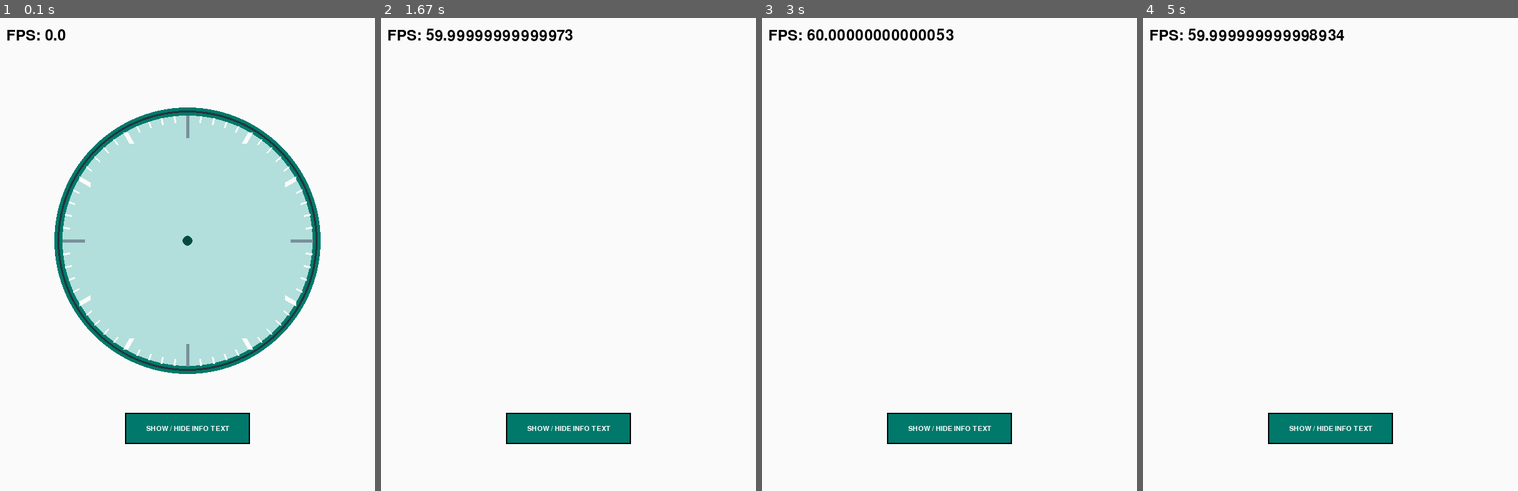
Above: before the commit, frames 1-4 (left to right).
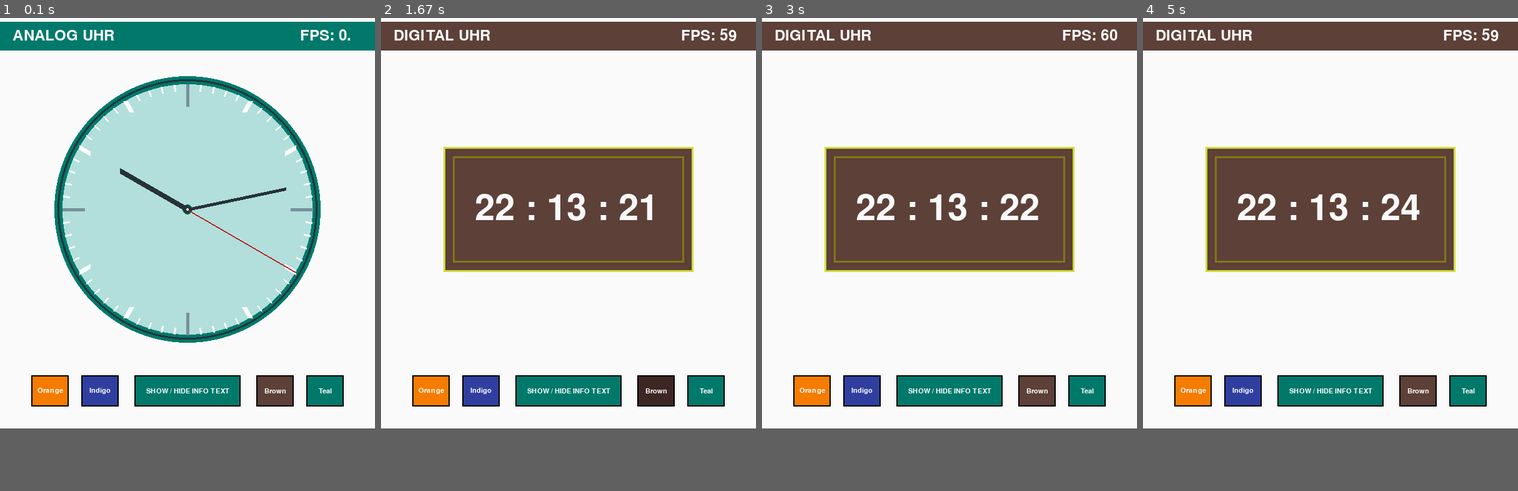
Above: after the commit, the same moments.

Repository: pk0gler/Pygame-Clock
Game: pygame game, started from kogler/gui/clock.py
The game is run twice, just before and just after one commit, with the same random seed, the same clock (stepped at 60 frames per second) and the same inputs.
Inputs (mouse positions are in pixels of both pictures, inside the frame that each line leads up to):
- Up to frame 1 (0.1 s): no input
- Up to frame 2 (1.67 s): click "SHOW / HIDE INFO TEXT" at 0.38 s; hold H 0.67-1.13 s; hold D 0.67-1.13 s; click (429, 391) at 1.22 s, where only the run after the commit has a clickable "Orange"; click (654, 391) at 1.55 s, where only the run after the commit has a clickable "Brown"
- Up to frame 3 (3 s): click (859, 211) at 1.88 s; hold D 2.17-2.63 s; hold D from 2.67 s (still down)
- Up to frame 4 (5 s): release D at 3.13 s; hold D 3.17-3.7 s; hold H 3.73-4.03 s; hold S 3.73-4.03 s; hold S 4.4-4.8 s; hold D from 4.83 s (still down)
In our replay, the window is 600x800 before the commit and 600x700 after it. These sizes can differ from the game's own. Grey fills any space a smaller window leaves; there, only what the larger window draws over its background counts as a difference.

The runs differ from the first frame. In frame 1, 26% of the frame differs, in the area x 0-100%, y 0-91%; in frame 2, 29%; in frame 3, 29%; in frame 4, 29%.

Commit message:
Changed ui

Diff:
--- a/kogler/gui/clock.py
+++ b/kogler/gui/clock.py
@@ -26,17 +26,77 @@
         "tick_min_15": 165
     }
 
-    hc = (0,77,64)
-    cc = (0,121,107)
-    cfc = (250,250,250)
-
-    BUTTON_STYLE = {"hover_color": hc,
-                    "clicked_color": cc,
-                    "clicked_font_color": cfc,
-                    "hover_font_color": cfc
+    #: Indigo Color / Design Guideline
+    CLR_SCHEMA_INDIGO = {
+        "bg": "#FAFAFA",
+        "a-cl-bg": "#C5CAE9",
+        "a-cl-bd": "#303F9F",
+        "a-cl-tick-cl": "#FAFAFA",
+        "a-cl-center": "#1A237E",
+        "tick_min": 190,
+        "tick_min_5": 180,
+        "accent": "#DD2C00",
+        "accent2": "#FF6E40",
+        "tick_min_15": 165
     }
 
-    def __init__(self, size=(600, 800), clr_schema=CLR_SCHEMA_TEAL, time=datetime.now().time().strftime("%H:%M:%S")):
+    #: Indigo Color / Design Guideline
+    CLR_SCHEMA_BROWN = {
+        "bg": "#FAFAFA",
+        "a-cl-bg": "#BCAAA4",
+        "a-cl-bd": "#5D4037",
+        "a-cl-tick-cl": "#FAFAFA",
+        "a-cl-center": "#3E2723",
+        "tick_min": 190,
+        "tick_min_5": 180,
+        "accent": "#827717",
+        "accent2": "#CDDC39",
+        "tick_min_15": 165
+    }
+
+    #: Indigo Color / Design Guideline
+    CLR_SCHEMA_ORANGE = {
+        "bg": "#FAFAFA",
+        "a-cl-bg": "#FFCC80",
+        "a-cl-bd": "#F57C00",
+        "a-cl-tick-cl": "#FAFAFA",
+        "a-cl-center": "#E65100",
+        "tick_min": 190,
+        "tick_min_5": 180,
+        "accent": "#1B5E20",
+        "accent2": "#4CAF50",
+        "tick_min_15": 165
+    }
+
+    hc = (0, 77, 64)
+    cc = (0, 121, 107)
+    cfc = (250, 250, 250)
+
+    BUTTON_STYLE_TEAL = {"hover_color": (0, 77, 64),
+                         "clicked_color": (0, 121, 107),
+                         "clicked_font_color": cfc,
+                         "hover_font_color": cfc
+                         }
+
+    BUTTON_STYLE_BRWN = {"hover_color": (62,39,35),
+                         "clicked_color": (93,64,55),
+                         "clicked_font_color": cfc,
+                         "hover_font_color": cfc
+                         }
+
+    BUTTON_STYLE_INDIGO = {"hover_color": (26,35,126),
+                           "clicked_color": (48,63,159),
+                           "clicked_font_color": cfc,
+                           "hover_font_color": cfc
+                           }
+
+    BUTTON_STYLE_ORANGE = {"hover_color": (230,81,0),
+                           "clicked_color": (245,124,0),
+                           "clicked_font_color": cfc,
+                           "hover_font_color": cfc
+                           }
+
+    def __init__(self, size=(600, 700), clr_schema=CLR_SCHEMA_TEAL, time=datetime.now().time().strftime("%H:%M:%S")):
         """ Initialize all necessary attributes and elements
 
         Setting all Attributes
@@ -63,6 +123,9 @@
         self.time = time
         self.radius = int(self.width / 3.0)
         self.mode = 0
+        self.smooth = False
+        self.startQuad_w = 0;
+        self.startQuad_h = 0;
 
         # Initialize pygame
         # Same outcome as initializing every module by itself
@@ -72,16 +135,39 @@
         self.screen = pg.display.set_mode(size)
 
         self.screen_rect = self.screen.get_rect()
-        self.button = Button((0, 0, 200, 50), self.cc, self.change_mode,
-                             text="SHOW / HIDE INFO TEXT", **self.BUTTON_STYLE)
-        self.button.rect.center = (self.screen_rect.centerx, 700)
+        self.button = Button((self.Wcenter - 85, 615, 170, 50), self.cc, self.change_mode,
+                             text="SHOW / HIDE INFO TEXT", **self.BUTTON_STYLE_TEAL)
+        # self.button.rect.center = (self.screen_rect.centerx, 630)
+
+        self.btn_cl_orange = Button((50, 615, 60, 50), self.BUTTON_STYLE_ORANGE.get("clicked_color"), self.set_o,
+                                    text="Orange", **self.BUTTON_STYLE_ORANGE)
+        self.btn_cl_indigo = Button((70 + 60, 615, 60, 50), self.BUTTON_STYLE_INDIGO.get("clicked_color"), self.set_i,
+                                    text="Indigo", **self.BUTTON_STYLE_INDIGO)
+        self.btn_cl_brown = Button((self.width - 50 - 60 - 20 - 60, 615, 60, 50), self.BUTTON_STYLE_BRWN.get("clicked_color"), self.set_b,
+                                   text="Brown", **self.BUTTON_STYLE_BRWN)
+        self.btn_cl_teal = Button((self.width - 50 - 60, 615, 60, 50), self.BUTTON_STYLE_TEAL.get("clicked_color"), self.set_t,
+                                  text="Teal", **self.BUTTON_STYLE_TEAL)
+
+        # self.button.rect.center = (self.screen_rect.centerx, 630)
 
         # Call Method responsible for drawing the content
         self.initiate_drawing()
 
+    def set_o(self):
+        self.schema = Clock.CLR_SCHEMA_ORANGE
+
+    def set_t(self):
+        self.schema = Clock.CLR_SCHEMA_TEAL
+
+    def set_b(self):
+        self.schema = Clock.CLR_SCHEMA_BROWN
+
+    def set_i(self):
+        self.schema = Clock.CLR_SCHEMA_INDIGO
+
+
     def change_mode(self):
         self.mode = 0 if self.mode == 1 else 1
-        print("asd")
 
     def initiate_drawing(self):
         """ Initiate Drawing
@@ -92,31 +178,77 @@
         """
 
         clock = pg.time.Clock()
-        seconds = 0
+        self.seconds = 0
         font = pg.font.Font(None, 36)
         pg.time.set_timer(pg.USEREVENT + 1, 1000)
         self.mode = 0;
 
         while 1:
-            clock.tick(60)
-
-            self.screen.fill(self.hex_to_rgb(self.schema.get("bg")))
-            self.button.update(self.screen)
-            if self.mode == 0:
-                self.draw_clock()
-
-            fps_display = font.render("FPS: " + str(clock.get_fps()), 1, (0, 0, 0))
-            self.screen.blit(fps_display, (10, 60))
-
+            self.change = False
             for event in pg.event.get():
                 if event.type == pg.QUIT:
                     quit()
                 elif event.type == pg.KEYDOWN:
                     if event.key == pg.K_ESCAPE:
                         exit()
+                    elif event.key == pg.K_s:
+                        self.smooth = not self.smooth
+                    elif event.key == pg.K_d:
+                        self.mode = 2
+                    elif event.key == pg.K_a:
+                        self.mode = 0
+                    elif event.key == pg.K_h:
+                        self.mode = 1
                 elif event.type == pg.USEREVENT + 1:
-                    seconds += 1
+                    self.change = True
+                    self.seconds += 1
+
                 self.button.check_event(event)
+                self.btn_cl_orange.check_event(event)
+                self.btn_cl_brown.check_event(event)
+                self.btn_cl_indigo.check_event(event)
+                self.btn_cl_teal.check_event(event)
+
+            clock.tick()
+            self.screen.fill(self.hex_to_rgb(self.schema.get("bg")))
+            self.button.update(self.screen)
+            self.btn_cl_orange.update(self.screen)
+            self.btn_cl_brown.update(self.screen)
+            self.btn_cl_teal.update(self.screen)
+            self.btn_cl_indigo.update(self.screen)
+            pg.draw.rect(self.screen, self.hex_to_rgb(self.schema.get("a-cl-bd")),(0,50,self.width,46))
+            if self.mode == 0 and self.smooth is False:
+                fps_display = font.render("ANALOG UHR", 1, self.cfc)
+                self.screen.blit(fps_display, (20, 60))
+                self.draw_clock()
+                self.draw_min_hand()
+                self.draw_sec_hand()
+                self.draw_std_hand()
+                pg.draw.circle(self.screen, self.hex_to_rgb(self.schema.get("bg")), (self.Wcenter, self.Hcenter),
+                               int(2), 0)
+            elif self.mode == 0 and self.smooth is True:
+                fps_display = font.render("ANALOG UHR", 1, self.cfc)
+                self.screen.blit(fps_display, (20, 60))
+                self.draw_clock()
+                self.draw_min_hand_smooth()
+                self.draw_sec_hand_smooth()
+                self.draw_std_hand()
+                pg.draw.circle(self.screen, self.hex_to_rgb(self.schema.get("bg")), (self.Wcenter, self.Hcenter),
+                               int(2), 0)
+                self.screen.blit(fps_display, (20, 60))
+
+            elif self.mode == 1:
+                fps_display = font.render("HELP SCREEN", 1, self.cfc)
+                self.screen.blit(fps_display, (20, 60))
+                self.draw_help()
+
+            elif self.mode == 2:
+                fps_display = font.render("DIGITAL UHR", 1, self.cfc)
+                self.screen.blit(fps_display, (20, 60))
+                self.draw_clock_dig()
+            fps = "FPS: " + str(clock.get_fps())
+            fps_display = font.render(fps[:7], 1, self.cfc)
+            self.screen.blit(fps_display, (self.width-120, 60))
 
             pg.display.flip()
 
@@ -125,6 +257,87 @@
         value = value.lstrip('#')
         lv = len(value)
         return tuple(int(value[i:i + lv // 3], 16) for i in range(0, lv, lv // 3))
+
+    def draw_clock_dig(self):
+        font = pg.font.Font(None, 85)
+        pg.draw.rect(self.screen, self.hex_to_rgb(self.schema.get("a-cl-bd")),(self.Wcenter-self.radius,self.Hcenter-self.radius/2,self.radius*2,self.radius))
+        pg.draw.rect(self.screen, self.hex_to_rgb(self.schema.get("accent")),(self.Wcenter-self.radius+15,self.Hcenter-self.radius/2+15,self.radius*2-30,self.radius-30),3)
+        pg.draw.rect(self.screen, self.hex_to_rgb(self.schema.get("accent2")),(self.Wcenter-self.radius,self.Hcenter-self.radius/2,self.radius*2,self.radius),3)
+        fps_display = font.render(datetime.now().time().strftime("%H : %M : %S"), 1, self.cfc)
+        self.screen.blit(fps_display, (self.Wcenter-self.radius+50, self.Hcenter-30))
+
+    def draw_help(self):
+        pg.draw.rect(self.screen, self.hex_to_rgb(self.schema.get("accent")), (
+            self.Wcenter - (self.Wcenter - 50) / 2, self.Hcenter - (self.Hcenter - 120) / 2, self.Wcenter - 50,
+            self.Hcenter - 120), 14)
+        pg.draw.rect(self.screen, self.hex_to_rgb(self.schema.get("a-cl-bd")), (
+            self.Wcenter - (self.Wcenter - 43) / 2, self.Hcenter - (self.Hcenter - 115) / 2, self.Wcenter - 43,
+            self.Hcenter - 115), 5)
+
+        font = pg.font.Font(None, 26)
+
+        self.screen.blit(font.render(" K E Y S / C O N T R O L S", 1, (0, 0, 0)), (
+            (self.Wcenter - (self.Wcenter - 43) / 2) + 20, (self.Hcenter - (self.Hcenter - 115) / 2) + 20))
+        self.screen.blit(font.render("- - - - - - - - - - - - - - - - - - - -", 1, (0, 0, 0)), (
+            (self.Wcenter - (self.Wcenter - 43) / 2) + 20, (self.Hcenter - (self.Hcenter - 115) / 2) + 40))
+        self.screen.blit(font.render("A . . . Analog Clock", 1, self.hex_to_rgb(self.schema.get("a-cl-bd"))), (
+            (self.Wcenter - (self.Wcenter - 43) / 2) + 28, (self.Hcenter - (self.Hcenter - 115) / 2) + 65))
+        self.screen.blit(font.render("D . . . Digital Clock", 1, self.hex_to_rgb(self.schema.get("a-cl-bd"))), (
+            (self.Wcenter - (self.Wcenter - 43) / 2) + 28, (self.Hcenter - (self.Hcenter - 115) / 2) + 65 + 25))
+        self.screen.blit(font.render("S . . . Toggle Smooth", 1, self.hex_to_rgb(self.schema.get("a-cl-bd"))), (
+            (self.Wcenter - (self.Wcenter - 43) / 2) + 28, (self.Hcenter - (self.Hcenter - 115) / 2) + 65 + 50))
+        self.screen.blit(font.render("- - - - - - - - - - - - - - - - - - - -", 1, (0, 0, 0)), (
+            (self.Wcenter - (self.Wcenter - 43) / 2) + 20, (self.Hcenter - (self.Hcenter - 115) / 2) + 65 + 50 + 30))
+
+        temp = self.schema;
+
+        self.schema = Clock.CLR_SCHEMA_TEAL
+        pg.draw.rect(self.screen, self.hex_to_rgb(self.schema.get("a-cl-bd")),
+                     ((self.Wcenter - (self.Wcenter - 43) / 2) + 20 + self.startQuad_w,
+                      (self.Hcenter - (self.Hcenter - 115) / 2) + 65 + 50 + 50, 10, 10))
+        self.schema = Clock.CLR_SCHEMA_INDIGO
+        pg.draw.rect(self.screen, self.hex_to_rgb(self.schema.get("a-cl-bd")),
+                     ((self.Wcenter - (self.Wcenter - 43) / 2) + 20 + self.startQuad_w,
+                      (self.Hcenter - (self.Hcenter - 115) / 2) + 65 + 50 + 50 + 15, 10, 10))
+        self.schema = Clock.CLR_SCHEMA_BROWN
+        pg.draw.rect(self.screen, self.hex_to_rgb(self.schema.get("a-cl-bd")),
+                     ((self.Wcenter - (self.Wcenter - 43) / 2) + 20 + self.startQuad_w,
+                      (self.Hcenter - (self.Hcenter - 115) / 2) + 65 + 50 + 50 + 30, 10, 10))
+        self.schema = Clock.CLR_SCHEMA_ORANGE
+        pg.draw.rect(self.screen, self.hex_to_rgb(self.schema.get("a-cl-bd")),
+                     ((self.Wcenter - (self.Wcenter - 43) / 2) + 20 + self.startQuad_w,
+                      (self.Hcenter - (self.Hcenter - 115) / 2) + 65 + 50 + 50 + 45, 10, 10))
+
+        self.schema = temp
+
+        # print(int(datetime.now().time().microsecond / 1000)/1000)
+
+        if self.change is True:
+            print("drin")
+            if self.startQuad_w < 190:
+                self.startQuad_w += 15
+            elif self.startQuad_h < 30:
+                self.startQuad_w = 0
+
+    def draw_sec_hand(self):
+        pg.draw.line(self.screen, (183,28,28), (self.Wcenter, self.Hcenter),
+                     self.calc_sec_pos(), 2)
+
+    def draw_sec_hand_smooth(self):
+        pg.draw.line(self.screen, (183,28,28), (self.Wcenter, self.Hcenter),
+                     self.calc_sec_pos_smooth(), 2)
+
+    def draw_min_hand(self):
+        pg.draw.line(self.screen, self.hex_to_rgb(self.schema.get("accent")), (self.Wcenter, self.Hcenter),
+                     self.calc_min_pos(), 5)
+
+    def draw_min_hand_smooth(self):
+        pg.draw.line(self.screen, self.hex_to_rgb(self.schema.get("accent")), (self.Wcenter, self.Hcenter),
+                     self.calc_min_pos_smooth(), 5)
+
+    def draw_std_hand(self):
+        pg.draw.line(self.screen, self.hex_to_rgb(self.schema.get("accent")), (self.Wcenter, self.Hcenter),
+                     self.calc_std_pos(), 9)
 
     def draw_clock(self):
         pg.draw.circle(self.screen, self.hex_to_rgb(self.schema.get("a-cl-bd")), (self.Wcenter, self.Hcenter),
@@ -135,7 +348,6 @@
                        int(self.width / 3.0), 0)
         pg.draw.circle(self.screen, self.hex_to_rgb(self.schema.get("a-cl-center")), (self.Wcenter, self.Hcenter),
                        int(8), 0)
-        pg.draw.circle(self.screen, self.hex_to_rgb(self.schema.get("accent")), (self.Wcenter, self.Hcenter), int(2), 0)
         for i in range(60):
             cl = self.hex_to_rgb(self.schema.get("bg"))
             if i % 15 == 0:
@@ -159,5 +371,41 @@
             "p2": (round(cos(angle) * length + self.Wcenter), round(sin(angle) * length + self.Hcenter))
         }
 
+    def calc_sec_pos(self):
+        sec = int(datetime.now().time().strftime("%S"))
+        angle = (360 * (sec - 15) / 60) / 180 * pi
+        temp = (round(cos(angle) * self.radius + self.Wcenter), round(sin(angle) * self.radius + self.Hcenter))
+        return temp
+        # return (self.Wcenter, self.Hcenter-self.radius)
+
+    def calc_sec_pos_smooth(self):
+        milli = int(datetime.now().time().microsecond / 1000)
+        sec = int(datetime.now().time().strftime("%S")) + milli / 1000
+        angle = (360 * (sec - 15) / 60) / 180 * pi
+        temp = (round(cos(angle) * self.radius + self.Wcenter), round(sin(angle) * self.radius + self.Hcenter))
+        return temp
+        # return (self.Wcenter, self.Hcenter-self.radius)
+
+    def calc_min_pos_smooth(self):
+        """milli = int(datetime.now().time().microsecond / 1000)
+        sec = int(datetime.now().time().strftime("%S")) + milli / 1000
+        min = int(datetime.now().time().strftime("%S")) + (sec /100)
+        print(min)
+        angle = (360 * (min - 15) / 60) / 180 * pi
+        temp = (round(cos(angle) * self.radius + self.Wcenter), round(sin(angle) * 160 + self.Hcenter))
+        return temp
+        # return (self.Wcenter, self.Hcenter-self.radius)"""
+        return self.calc_min_pos()
+
+    def calc_min_pos(self):
+        mi = int(datetime.now().time().strftime("%M"))
+        angle = (360 * (mi - 15) / 60) / 180 * pi
+        return round(cos(angle) * 160 + self.Wcenter), round(sin(angle) * 160 + self.Hcenter)
+
+    def calc_std_pos(self):
+        st = int(datetime.now().time().strftime("%H"))
+        angle = (360 * (st - 15) * 5 / 60) / 180 * pi
+        return round(cos(angle) * 125 + self.Wcenter), round(sin(angle) * 125 + self.Hcenter)
+
 
 c = Clock()
Empty file added: src/__init__.py
Not shown, changed: .gitignore
